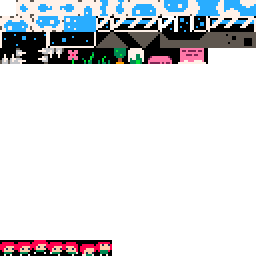
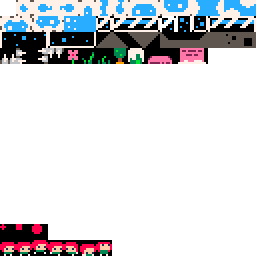
Revision of a layered w=256, h=256 image; what changed, layer by layer:
painted on "CelestePico8.xpm" over (0, 224, 48, 240)
